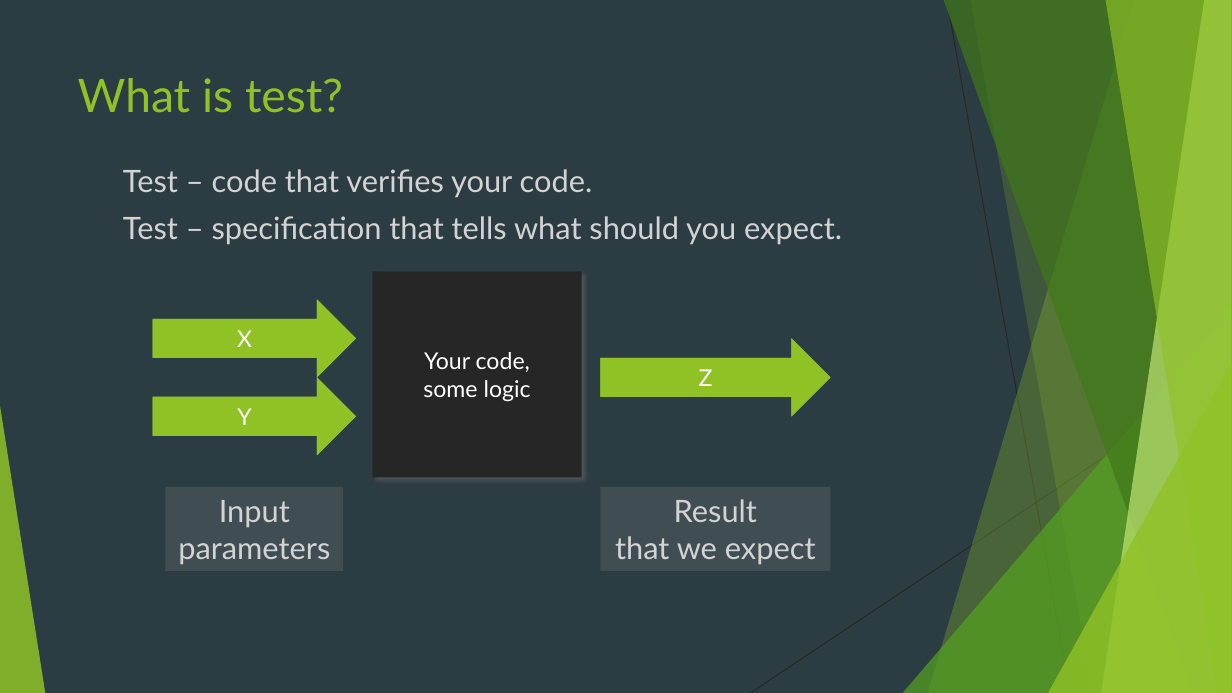
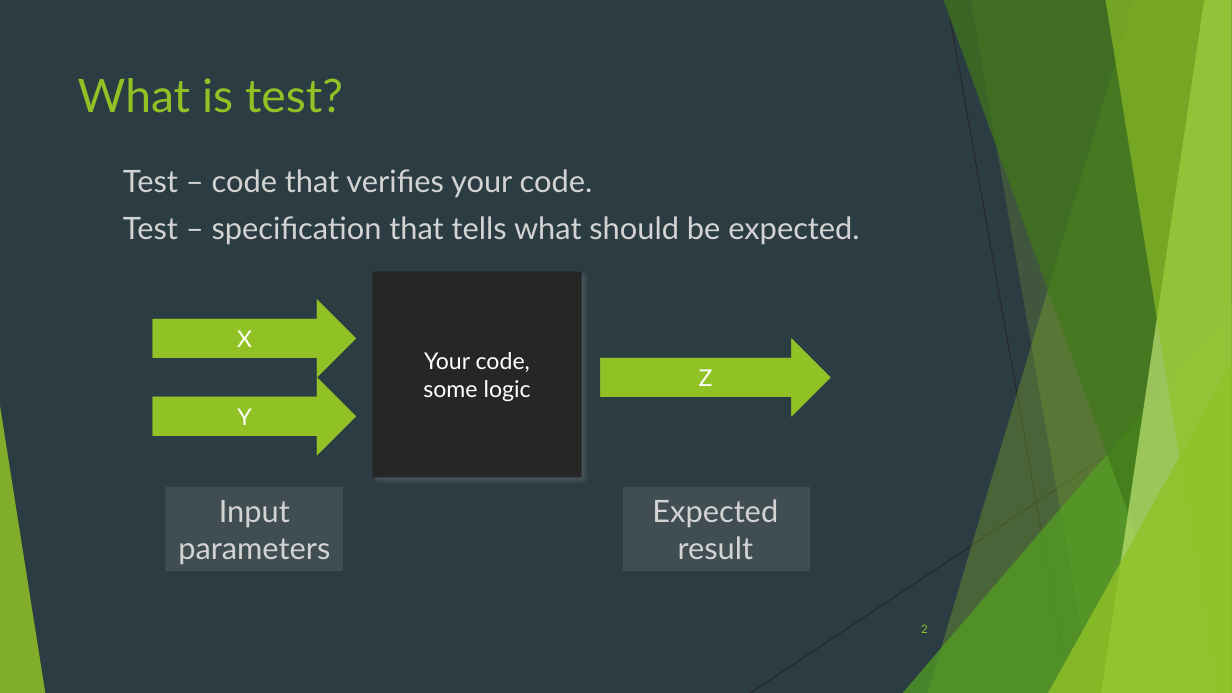
Before and after one commit to lionvs/NET_CodeTesting, a slide deck: slide 2 of NetTesting/Presentation.pptx. Drawn at 1232x693 pixels with LibreOffice and Linux fonts; fonts in the diff are those of the drawing; grey boxes stand for pictures. Boxes give left, top, right and bottom in pixels: in the first picture for what was removed or moved away, otherwise in the second. Text is boxed around its words. In the diff, an @@ line names an element or a change of style, - is before the commit and + after.

```diff
--- a/NetTesting/Presentation.pptx
+++ b/NetTesting/Presentation.pptx
@@ text at <box>123,216,859,245</box>: text changed @@
-Test – specification that tells what should you expect.
+Test – specification that tells what should be expected.
@@ rectangle: place and size @@
-rectangle at <box>601,487,831,571</box>
+rectangle at <box>624,487,811,571</box>
@@ text at <box>652,499,778,559</box>: text changed @@
-Result
-that we expect
+Expected
+result
@@ page number added at <box>921,624,928,633</box>, 9 pt, text #90C226 @@
+2
```
Also in this commit, not shown: 11 other slides changed, 3 slides added, 2 other files.
